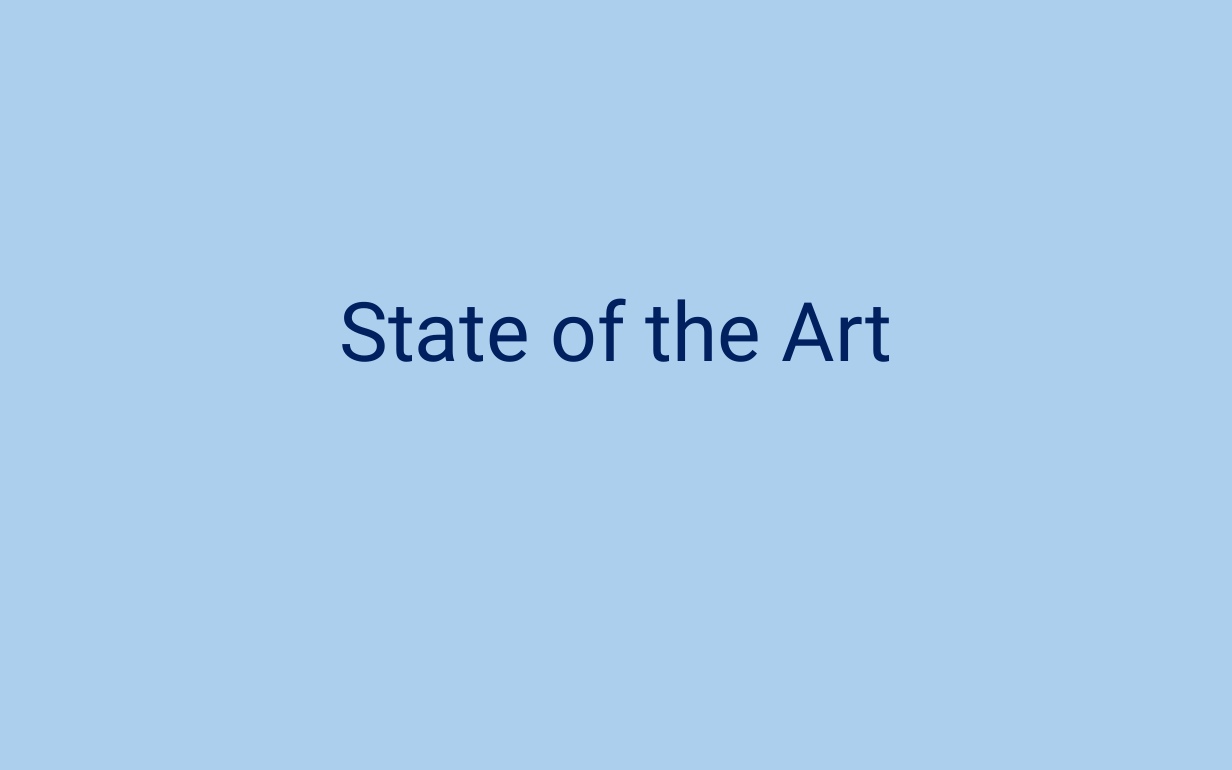
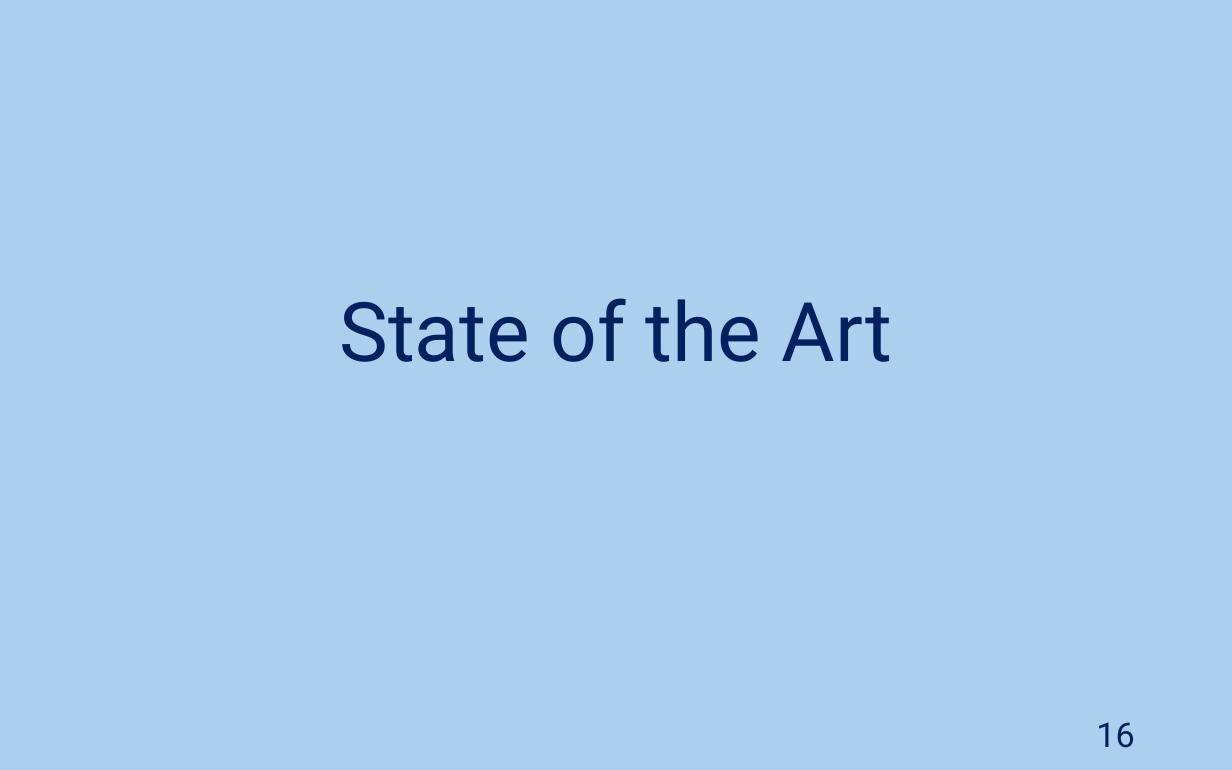
Before and after one commit to JoaoNini75/MasterThesis, a slide deck: slide 16 of Ap Prep Tese.pptx (slide 14 before the commit). Drawn at 1232x770 pixels with LibreOffice and Linux fonts; fonts in the diff are those of the drawing. Boxes give left, top, right and bottom in pixels: in the first picture for what was removed or moved away, otherwise in the second. Text is boxed around its words. In the diff, an @@ line names an element or a change of style, - is before the commit and + after.

```diff
--- a/Ap Prep Tese.pptx
+++ b/Ap Prep Tese.pptx
@@ page number added at box(1096, 722, 1134, 748), 20 pt, text #002060 @@
+16
```
Also in this commit, not shown: 18 other slides changed, 6 slides added, 4 slides removed.
